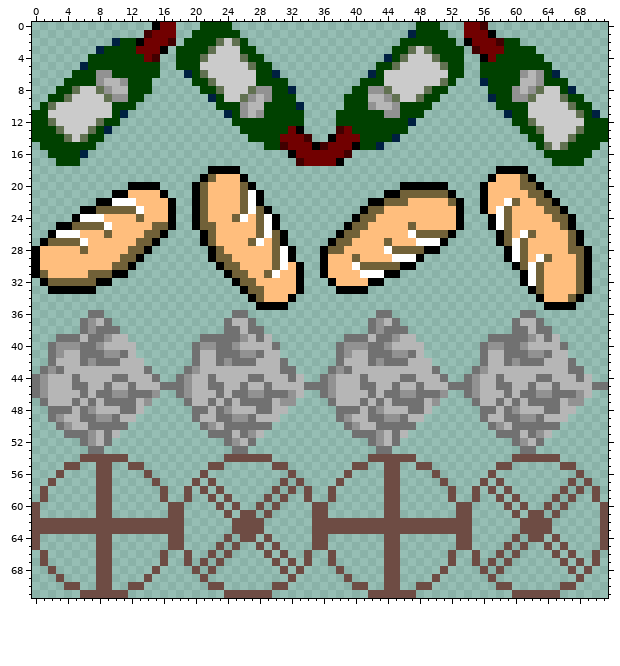
Sprite sheet: Using QT/Project/Textures/Main_texture/projectiles.png. Above, as it was before the edit.
The file is 72x72 pixels.
After the commit:
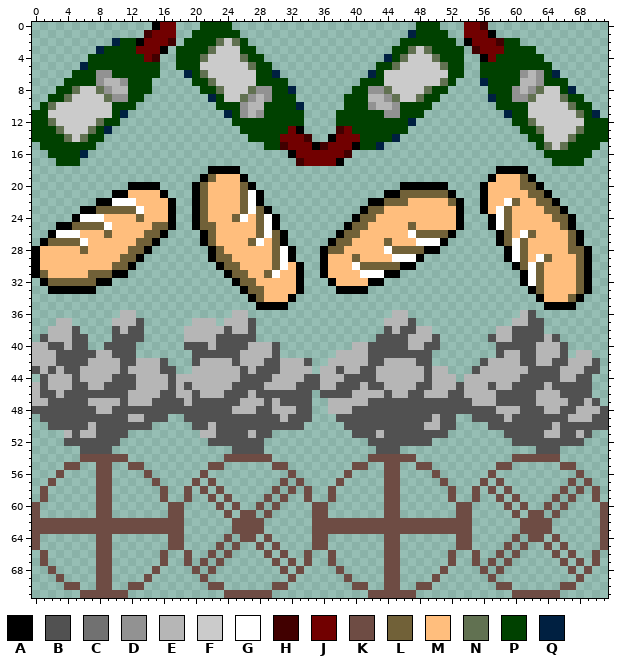
Palette (. is transparent): A #000000  B #515151  C #717171  D #929292  E #b6b6b6  F #cbcbcb  G #ffffff  H #410000  J #710000  K #6e4c44  L #716138  M #ffbe7d  N #617151  P #004100  Q #002041
The exact change:
y 36: x 7..8 CC -> ..; x 11..12 .. -> EE; x 25..26 CC -> EE; x 43..46 CC.. -> ..EE; x 61..62 CC -> EB
y 37: x 3..4 .. -> EE; x 6..13 CDEC.... -> ....EEEB; x 20..22 ... -> EEE; x 24 C -> E; x 27 C -> B; x 42..43 CD -> ..; x 45..47 C.. -> EEB; x 60 C -> E; x 62..63 EC -> BB
y 38: x 2..13 ....CDCCC... -> EEEB....BEBB; x 19..25 .....CC -> EEEEEBE; x 27..28 CC -> B.; x 42..49 CDCCC... -> ..BEBBEE; x 58..64 ..CCECC -> EEBBBB.
y 39: x 1..13 ..CCCECCDEE.. -> BEEEBB...BBBB; x 19..29 ..CCCCCDECE -> EEEEBBBBB..; x 39..46 CCCECCDE -> ....BBBB; x 48..50 ... -> EEB; x 57..65 CCCCCDECE -> BEEBBBBEB
y 40: x 0..12 ..CDDDCCDEEEE -> EEBBEBB..BBBB; x 19..26 .CDDCCDE -> BBBEBBBB; x 30 C -> B; x 38..46 CDDDCCDEE -> ..EEBBBBB; x 49..50 .. -> BB; x 56..62 CDDCCDE -> ..BBBBB; x 66 C -> B
y 41: x 0..12 ..CDEECCCDDCE -> EEEBBBBBEEBBB; x 20..28 CEECCCDDC -> BBBBBBEEE; x 30 E -> B; x 38..39 CD -> EE; x 42..49 CCCDDCE. -> BBBBBBBB; x 56..64 CEECCCDDC -> ..BEEBBEE; x 66 E -> B; x 68..69 .. -> EE
y 42: x 0..12 ..CEEECDCCCEE -> EEEBBBBEEEEBB; x 14..16 ... -> EEB; x 20 C -> B; x 23..27 CDCCC -> EEBEE; x 29..34 EEC... -> BBEEEB; x 37..38 .C -> EE; x 42..46 CDCCC -> BBEEE; x 48..49 EE -> BB; x 56 C -> B; x 59..63 CDCCC -> EEBBE; x 65..70 EEC... -> BBEEEB
y 43: x 0..5 .CDCEE -> BEBEBB; x 11 E -> B; x 14..17 C... -> EEBB; x 19..20 CD -> .E; x 26 E -> B; x 28..34 EEECC.. -> BBBEEEE; x 36..39 .CDC -> EEBE; x 41..42 EE -> BB; x 49..51 EC. -> BEE; x 55..56 CD -> BE; x 62..65 EEEE -> BBBB; x 67..70 CC.. -> EEBB
y 44: x 0..1 CD -> .B; x 5 C -> B; x 10..12 CCE -> BBB; x 15..19 C..CD -> EEBEE; x 22 C -> E; x 26..29 ECCE -> BBBB; x 32 C -> E; x 34..37 ..CD -> BBEE; x 39..42 EECE -> BBBB; x 46..47 CC -> EE; x 49 E -> B; x 51..52 C. -> EE; x 54..55 CD -> EE; x 58 C -> E; x 61..65 EECCE -> BBBBB; x 68..69 CE -> BB
y 45: x 0..1 CD -> EB; x 5..6 CC -> BB; x 9..12 CEEC -> BBBB; x 16..19 CCCD -> EBEB; x 22..23 CC -> EE; x 25..29 ECEEC -> BBBBE; x 33..43 ECCCDEEECCE -> BBBEEBBBEBB; x 45 C -> E; x 48..49 CE -> BB; x 52..55 CCCD -> EBEE; x 57..63 ECCEECE -> BEEBBBB; x 65..71 CEEEECC -> BBBBB..
y 46: x 0..2 CDE -> EBB; x 4..20 EECECCDDCCCD..CDE -> BBBBBBBBEEEEBBEEB; x 23..34 CECCDDCCCDE. -> EBBBEBBBBBBB; x 36..39 CDEE -> BBBB; x 42 C -> E; x 44..55 CCDDCCCD..CD -> BEEBBEEEBBEE; x 58..69 ECECCDDCCCDE -> BBBBBEEEBBBB
y 47: x 0..7 .CEEECEC -> EEBBBBBE; x 9..12 CCCC -> EEBE; x 14..29 D....CEECECECCCC -> EBBBBEBBBBBBEEEB; x 31..34 DD.. -> BBBB; x 37 C -> E; x 41..55 CECECCCCED....C -> EBBBBBBBBBBBBBE; x 58..65 CECECCCC -> BBBBBEEE; x 67..70 DD.. -> BBEB
y 48: x 0..7 ..CCCECD -> BBBBBBBB; x 10..24 ECCE......CCECD -> BBBBBBBBBBBBBBB; x 28..29 CC -> BB; x 32..34 ... -> EBB; x 37..57 .CCCECDEEECCE......CC -> EEEBBBBBBBBBBBBBBBBBB; x 59..71 CDEEECCEE.... -> EEBBBEEBBEEEB
y 49: x 1..11 .CDEECCDDCE -> BBBBBBBBBBB; x 13..16 .... -> EBBB; x 19..34 .CEECCDDCEEE.... -> BBBBBBBBBBBBEBBB; x 38..52 CDEECCDDCEE.... -> BBBBBBBBBBBBEBB; x 55..71 .CEECCDDCEEE..... -> BBBBEBBBBBBBEEEBB
y 50: x 2..14 .CDEECCCCC... -> BBBBBEBBBBBBB; x 20..33 .CDECCCCCC.... -> BBEBBBBBBBBBBB; x 39..52 CDEECCCCC..... -> BBBBBBBBBBEEBB; x 57..71 CDECCCCCC...... -> BBBBBBBBEBBBBBB
y 51: x 4..11 CCCDECE. -> EBEEBBBB; x 21..29 .CCCECDE. -> EEBBBBEBB; x 40..51 CCCDECE..... -> BBBEBBBBBBBB; x 58..63 CCCECD -> .BBBBB; x 65..69 ..... -> EBBEB
y 52: x 4..10 ..CDEC. -> BBBBBBB; x 22..28 ..CDEC. -> BBBBBBB; x 42..49 CDEC.... -> BBBBBBBB; x 60..68 CDEC..... -> BBBBBBBBB
y 53: x 6..9 .CC. -> BBBB; x 25..28 CC.. -> BBBB; x 43..45 CC. -> BBB; x 61..65 CC... -> ..BBB
Pixel boxes of the changes (left, top, right, bottom) in both pictures:
changed: (32, 310, 608, 454)
